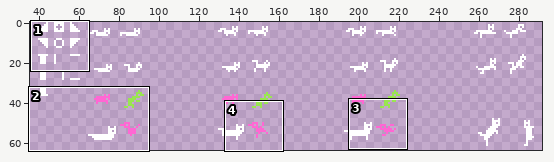
Sprite sheet: kitty-ss.png. Above: a wide view before the commit, with the close-up outlined.
Close-up. The starting point:
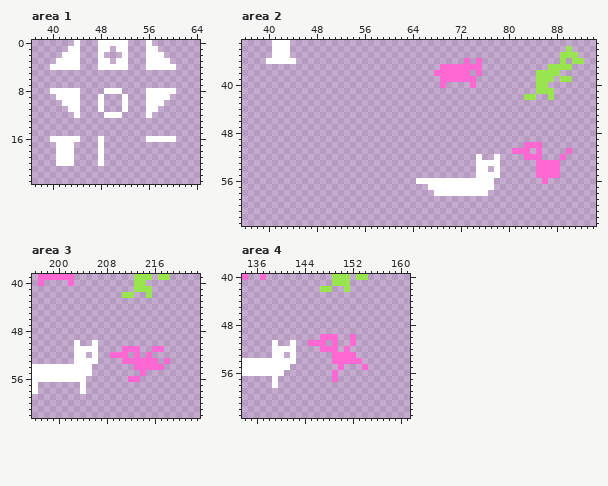
The file is 320x64 pixels. Shown: area 1: x 37..64, y 0..23; area 2: x 36..94, y 33..63; area 3: x 196..223, y 39..62; area 4: x 134..161, y 40..63. The wide view leaves out empty margins.
The result:
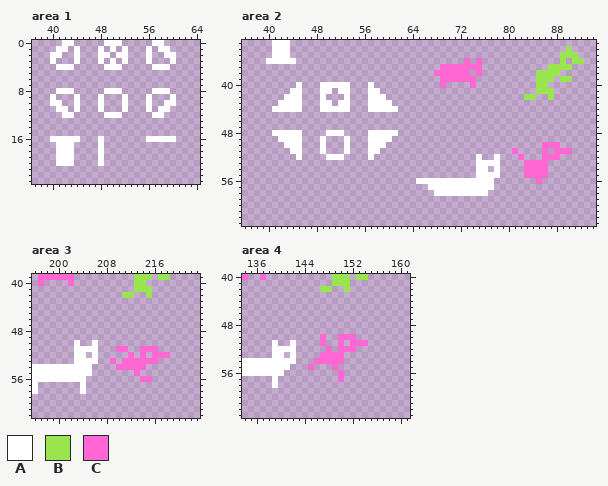
Palette (. is transparent): A #ffffff  B #99e550  C #ff67d3
Diff:
--- area 1
@@ x 37..64 @@
- 0 .......A...AAAAA...A........
- 1 ......AA...AA.AA...AA.......
- 2 .....AAA...A...A...AAA......
- 3 ....AAAA...AA.AA...AAAA.....
- 4 ...AAAAA...AAAAA...AAAAA....
+ 0 .....AA.....AAA.....AA......
+ 1 ....AA.A...A.A.A...A.AA.....
+ 2 ...AA..A...AA.AA...A..AA....
+ 3 ...A...A...A.A.A...A...A....
+ 4 ....AAA.....AAA.....AAA.....
  5 ............................
@@ x 37..64 @@
  7 ............................
- 8 ...AAAAA....AAA....AAAAA....
- 9 ....AAAA...A...A...AAAA.....
-10 .....AAA...A...A...AAA......
-11 ......AA...A...A...AA.......
-12 .......A....AAA....A........
+ 8 ....AAA.....AAA.....AAA.....
+ 9 ...A...A...A...A...A...A....
+10 ...AA..A...A...A...A..AA....
+11 ....AA.A...A...A...A.AA.....
+12 .....AA.....AAA.....AA......
 13 ............................
--- area 2
@@ x 39..63 @@
 39 .........................
-40 .........................
-41 .........................
-42 .........................
-43 .........................
-44 .........................
+40 ......A...AAAAA...A......
+41 .....AA...AA.AA...AA.....
+42 ....AAA...A...A...AAA....
+43 ...AAAA...AA.AA...AAAA...
+44 ..AAAAA...AAAAA...AAAAA..
 45 .........................
@@ x 36..94 @@
 47 ...........................................................
-48 ...........................................................
-49 ...........................................................
-50 ...............................................CCC.........
-51 .............................................CCC.C....C....
-52 .......................................A..A....CCC...C.....
-53 .......................................AAAA......CCCC......
-54 .......................................AA.A......CCCC......
-55 .......................................AAAA......CCCC......
-56 .............................AAAAAAAAAAAAA........C........
+48 .....AAAAA....AAA....AAAAA.................................
+49 ......AAAA...A...A...AAAA..................................
+50 .......AAA...A...A...AAA..........................CCC......
+51 ........AA...A...A...AA......................C....C.CCC....
+52 .........A....AAA....A.................A..A...C...CCC......
+53 .......................................AAAA....CCCC........
+54 .......................................AA.A....CCCC........
+55 .......................................AAAA....CCCC........
+56 .............................AAAAAAAAAAAAA.......C.........
 57 ...............................AAAAAAAAAAA.................
--- area 3
@@ x 207..220 @@
 50 ..............
-51 ....CCC..CC...
-52 ..CCC.C.C.....
-53 ....CCCCCC.C..
-54 ......CCCCC...
-55 .......C......
-56 .....CC.......
+51 ...CC..CCC....
+52 .....C.C.CCC..
+53 ..C.CCCCCC....
+54 ...CCCCC......
+55 ......C.......
+56 .......CC.....
 57 ..............
--- area 4
@@ x 143..156 @@
 49 ..............
-50 ....CCC..C....
-51 ..CCC.C..C....
-52 ....CCC.C.....
-53 ......CCCC....
-54 ......CCCCC...
-55 .......C...C..
-56 ......C.......
-57 ......C.......
+50 ....C..CCC....
+51 ....C..C.CCC..
+52 .....C.CCC....
+53 ....CCCC......
+54 ...CCCCC......
+55 ..C...C.......
+56 .......C......
+57 .......C......
 58 ..............
Pixel boxes of the changes (left, top, right, bottom) in both close-ups:
changed: (50, 40, 176, 118)
added: (272, 82, 350, 112)
added: (368, 82, 398, 112)
added: (272, 130, 350, 160)
added: (368, 130, 398, 160)
changed: (518, 142, 566, 184)
changed: (110, 346, 170, 382)
changed: (308, 334, 368, 382)
